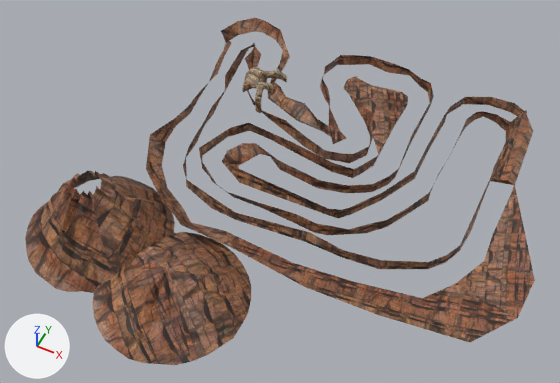
Renders of the Blender file RaceTrack1.blend from each side of a commit.
Both versions are drawn from a 50 mm camera at (31.3, -80.3, 86.7) aimed at (-2.1, -13.5, 3.3). The axes (+X, +Y, +Z) are drawn at lower left. The lights are the same throughout. Objects named as collision shapes, trigger or cutter boxes, shadow casters or lower levels of detail are left out.

Names of what the first picture shows: 'Cube', 'Mountain', 'Mountain2', 'walls'.
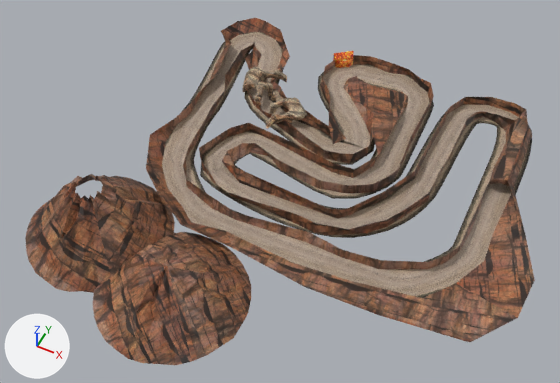
Where the newer file only moved an object's origin or applied its transform, the numbers keep the older frame.

Where the change shows, as pixel boxes (x1, y1, x2, y2) in the pictures (560 x 383 px; the box of a moved part takes in the faces that stretch with it):
'Plane', added (beige)
    after: (162, 32, 532, 298)
'Mountain2', mesh rescaled, moved
    both: (93, 232, 251, 365)
'Mountain', mesh rescaled, moved
    before: (25, 170, 175, 293)
    after: (25, 174, 175, 293)
'canyonObj.001', added (brown)
    after: (266, 90, 307, 129)
'LavaFalls', added
    after: (333, 51, 354, 68)
part 3 of me_plane, moved or reshaped
    before: (222, 143, 269, 169)
    after: (222, 143, 269, 167)
part 4 of me_plane, moved or reshaped
    both: (280, 97, 321, 131)
part 5 of me_plane, built on
    before: (468, 104, 533, 235)
    after: (468, 104, 532, 235)
part 6 of me_plane, surface changed
    both: (146, 18, 535, 342)

The change, as a diff of the scene's bpy script:
```diff
--- a/RaceTrack1.blend.py
+++ b/RaceTrack1.blend.py
@@ me_cylinder_001 @@
 me_cylinder_001.from_pydata(...)  # 129 vertices, 128 faces; spans x -10.6..10.6, y -10.6..10.6, z -0.5..5.6
+# me_cylinder_001 part 1: the whole mesh is scaled about its middle by (1, 1, 1.12), then moved by (-8.0, -33.8, 0.3)
 me_cylinder_001.materials.append(mat_canyonwall1_jpg)
@@ me_cylinder @@
 me_cylinder.from_pydata(...)  # 160 vertices, 128 faces; spans x -10.6..10.6, y -10.6..10.6, z -1.0..10.7
+# me_cylinder part 2: the whole mesh is scaled about its middle by (1, 1, 0.919), then moved by (-23.0, -29.1, -0.4)
 me_cylinder.materials.append(mat_canyonwall1_jpg)
@@ me_plane @@
 # verts and faces of me_plane; kept vertices keep their numbers, new ones are numbered from 314
-me_plane.from_pydata(...)  # 314 vertices, 177 faces; spans x -29.5..34.7, y -25.9..23.9, z 0.0..2.7
+me_plane.from_pydata(...)  # 320 vertices, 189 faces; spans x -29.5..34.7, y -25.9..23.9, z 0.0..2.7
+# me_plane part 3
+verts[49] = (-12.6, -8.7, 0.0)  # moved, pixel (232, 162)
+verts[50] = (-11.2, -5.6, 0.0)  # moved, pixel (250, 152)
+# me_plane part 4
+verts[157] = (-7.3, 5.4, 1.9)  # moved, pixel (303, 108)
+# me_plane part 5
+# 3 faces are deleted
+# 5 vertices in x 24.1..27.8, y 3.6..20.8, z 1.5..1.8 move by (0.0, 0.0, -0.6)
+# 2 vertices move from x 23.5..24.1, y 14.3..17.5, z 1.6..1.8 to x 23.5..24.1, y 14.3..17.5, z 0.9..1.1
+# 6 vertices are added at (25.6, 7.0, 1.8), (25.7, 3.9, 1.6), (24.6, 17.5, 1.8), (23.9, 18.1, 1.7), (25.7, 3.6, 2.6), (25.6, 15.3, 1.9)
+# 15 new faces join them
+# me_plane part 6: 174 kept faces spanning x -29.5..34.7, y -25.9..23.9, z 0.0..2.7 get new texture (UV) coordinates
 me_plane.materials.append(mat_canyonwall1_jpg)
@@ cu_beziercurve @@
+cu_beziercurve = bpy.data.curves.new('BezierCurve', 'CURVE')
+cu_beziercurve.dimensions = '3D'
+_sp = cu_beziercurve.splines.new('BEZIER'); _sp.bezier_points.add(26)
+_sp.bezier_points.foreach_set('co', [-7.664, 2.644, 0.0, 1.243, 0.448, 0.0, 2.67, 4.918, 0.0, -3.673, 11.69, 0.0, -6.413, 18.19, 0.0, 2.603, 20.66, 0.0, 8.324, 16.49, 0.0, 9.027, 1.168, 0.0, 3.575, -6.015, 0.0, -12.07, -3.386, 0.0, -14.0, -11.34, 0.0, 8.642, -11.7, 0.0, 14.95, -1.567, 0.0, 16.15, 17.84, 0.0, 23.27, 19.58, 0.0, 25.51, 9.314, 0.0, 25.7, -9.607, 0.0, 18.4, -18.66, 0.0, 0.0772, -19.94, 0.0, -12.16, -19.78, 0.0, -20.38, -12.95, 0.0, -23.06, -0.817, 0.0, -25.84, 15.8, 0.0, -22.69, 20.34, 0.0, -17.87, 12.81, 0.0, -15.15, 6.076, 0.0, -8.952, 3.084, 0.0])
+_sp.bezier_points.foreach_set('handle_left', [-9.309, 3.123, 0.0, -0.952, -0.71, 0.0, 3.568, 2.433, 0.0, -2.179, 10.15, 0.0, -7.515, 15.91, 0.0, 0.299, 20.11, 0.0, 8.089, 18.85, 0.0, 8.792, 3.526, 0.0, 5.933, -5.778, 0.0, -9.796, -2.726, 0.0, -16.06, -10.17, 0.0, 2.805, -15.63, 0.0, 14.48, -3.888, 0.0, 14.98, 15.78, 0.0, 21.32, 20.93, 0.0, 25.53, 11.68, 0.0, 25.72, -7.238, 0.0, 20.7, -18.08, 0.0, 2.444, -20.06, 0.0, -9.857, -20.35, 0.0, -18.95, -14.84, 0.0, -23.22, -3.181, 0.0, -25.43, 13.46, 0.0, -25.06, 20.53, 0.0, -18.39, 15.12, 0.0, -16.94, 7.631, 0.0, -11.24, 3.711, 0.0])
+_sp.bezier_points.foreach_set('handle_right', [-6.019, 2.165, 0.0, 3.438, 1.606, 0.0, 1.773, 7.402, 0.0, -5.167, 13.22, 0.0, -5.311, 20.48, 0.0, 4.907, 21.22, 0.0, 8.559, 14.13, 0.0, 9.262, -1.19, 0.0, 1.217, -6.253, 0.0, -14.35, -4.047, 0.0, -11.93, -12.51, 0.0, 13.52, -8.423, 0.0, 15.43, 0.754, 0.0, 17.31, 19.91, 0.0, 25.21, 18.22, 0.0, 25.49, 6.944, 0.0, 25.68, -11.98, 0.0, 16.1, -19.24, 0.0, -2.29, -19.82, 0.0, -14.46, -19.22, 0.0, -21.81, -11.05, 0.0, -22.9, 1.548, 0.0, -26.24, 18.13, 0.0, -20.33, 20.15, 0.0, -17.36, 10.49, 0.0, -13.36, 4.52, 0.0, -6.667, 2.457, 0.0])
+for _p, _l, _r in zip(_sp.bezier_points, ['ALIGNED', 'ALIGNED', 'ALIGNED', 'ALIGNED', 'ALIGNED', 'ALIGNED', 'ALIGNED', 'ALIGNED', 'ALIGNED', 'ALIGNED', 'ALIGNED', 'ALIGNED', 'ALIGNED', 'ALIGNED', 'ALIGNED', 'ALIGNED', 'ALIGNED', 'ALIGNED', 'ALIGNED', 'ALIGNED', 'ALIGNED', 'ALIGNED', 'ALIGNED', 'ALIGNED', 'ALIGNED', 'ALIGNED', 'ALIGNED'], ['ALIGNED', 'ALIGNED', 'ALIGNED', 'ALIGNED', 'ALIGNED', 'ALIGNED', 'ALIGNED', 'ALIGNED', 'ALIGNED', 'ALIGNED', 'ALIGNED', 'ALIGNED', 'ALIGNED', 'ALIGNED', 'ALIGNED', 'ALIGNED', 'ALIGNED', 'ALIGNED', 'ALIGNED', 'ALIGNED', 'ALIGNED', 'ALIGNED', 'ALIGNED', 'ALIGNED', 'ALIGNED', 'ALIGNED', 'ALIGNED']): _p.handle_left_type = _l; _p.handle_right_type = _r
+_sp.order_u = 0
+_sp.order_v = 0
+_sp.use_cyclic_u = True
+_sp = cu_beziercurve.splines.new('BEZIER'); _sp.bezier_points.add(0)
+_sp.bezier_points.foreach_set('co', [-8.758, 3.133, 0.0])
+_sp.bezier_points.foreach_set('handle_left', [-8.758, 3.133, 0.0])
+_sp.bezier_points.foreach_set('handle_right', [-8.758, 3.133, 0.0])
+for _p, _l, _r in zip(_sp.bezier_points, ['ALIGNED'], ['ALIGNED']): _p.handle_left_type = _l; _p.handle_right_type = _r
+_sp.order_u = 0
+_sp.order_v = 0
+cu_beziercurve.use_path = True
+cu_beziercurve.use_path_clamp = True
+cu_beziercurve.bevel_resolution = 0
+cu_beziercurve.fill_mode = 'HALF'
@@ ob_mountain2 @@
 ob_mountain2 = bpy.data.objects.new('Mountain2', me_cylinder_001)
-ob_mountain2.location = (-8.0, -33.8, 0.0)
+ob_mountain2.location = (0.0, 0.0, 0.0)
@@ ob_mountain @@
 ob_mountain = bpy.data.objects.new('Mountain', me_cylinder)
-ob_mountain.location = (-23.0, -29.1, 0.0)
+ob_mountain.location = (0.0, 0.0, 0.0)
@@ ob_lavafalls @@
+ob_lavafalls = bpy.data.objects.new('LavaFalls', me_cube_005)  # 12 vertices, 7 faces; spans x -8.51..-5.33, y 19.47..22.33, z -1.0..2.28; in mat_lava_png (picture img_lava_png)
+ob_lavafalls.location = (0.0, 0.0, 0.0)
@@ ob_canyonobj_001 @@
+ob_canyonobj_001 = bpy.data.objects.new('canyonObj.001', me_cube_006)  # 305 vertices, 284 faces; spans x -13.95..-6.27, y -0.43..7.45, z -1.02..3.01; in mat_canyon2_jpg (picture img_canyon2_jpg)
+ob_canyonobj_001.location = (0.0, 0.0, 0.0)
@@ ob_plane @@
+ob_plane = bpy.data.objects.new('Plane', me_plane_344)  # 294 vertices, 146 faces; spans x 0.0..307.0, y -3.0..3.0, z 0.0; in mat_dirtroad_jpg (picture img_dirtroad_jpg); modifiers CURVE
+ob_plane.location = (0.0, 0.0, 0.0)
@@ ob_beziercurve @@
+ob_beziercurve = bpy.data.objects.new('BezierCurve', cu_beziercurve)
+ob_beziercurve.location = (0.0, 0.0, 0.0)
```
